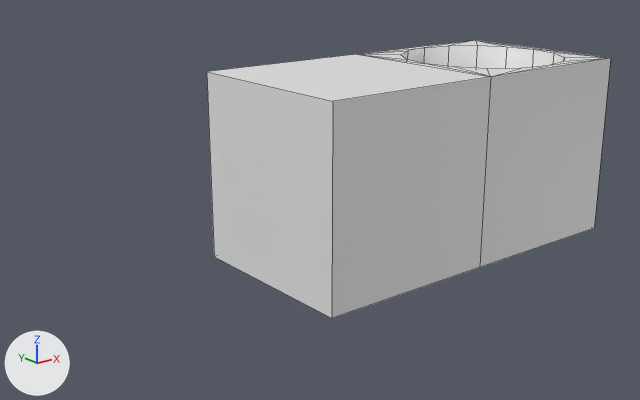
The Blender file environment/tiles/terrain_tiles.blend: old version first, new version second.
The view is the same before and after, from a camera (50 mm lens) standing at (-5.7, -6.71, 2.44) and looking at (-0.26, 0.1, -0.28). The lights are fixed; the arrows at lower left show +X, +Y and +Z. Mesh edges are drawn as thin lines.

Names of what the first picture shows: 'floor_normal', 'floor_pit'.
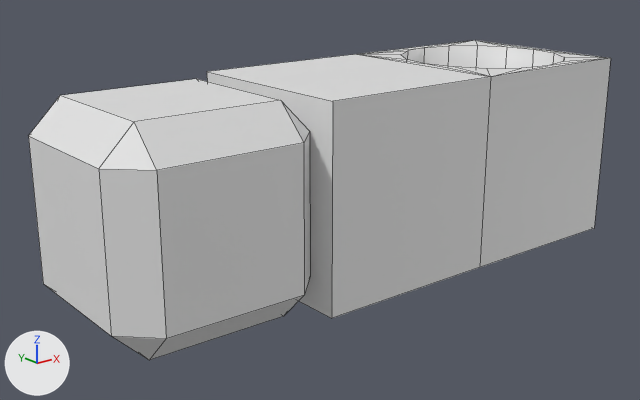
Commit message: add wood block tiles

What differs and where, as boxes (x1, y1, x2, y2) in the pictures (640 x 400 px):
'wall_block', added: after (29, 79, 310, 360)

The change, as a list of edits to the scene's bpy script:
```text
Add mat_dark_wood_material:
    mat_dark_wood_material = principled_material('dark_wood_material')
    mat_dark_wood_material.base_color = (0.8, 0.8, 0.8)  # white #e7e7e7
Add me_cube_002:
    me_cube_002.from_pydata(...)  # 24 vertices, 26 faces; spans x -1.0..1.0, y -1.0..1.0, z -1.0..1.0
    me_cube_002.materials.append(mat_dark_wood_material)  # its picture is missing
Add ob_wall_block:
    ob_wall_block = bpy.data.objects.new('wall_block', me_cube_002)
    ob_wall_block.location = (-2.0, 0.0, 0.0)
```
